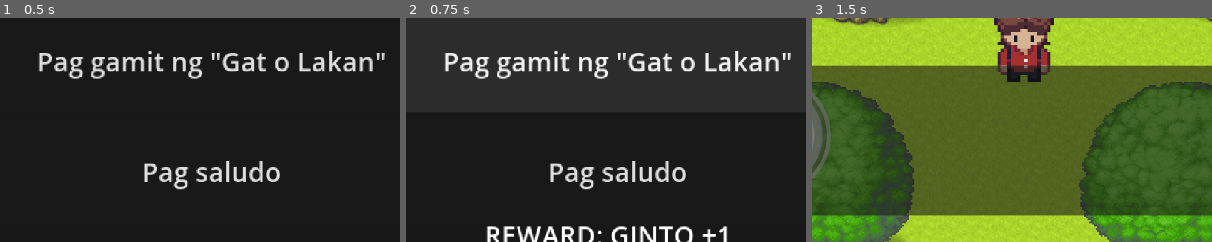
Above: before the commit, frames 1-3 (left to right).
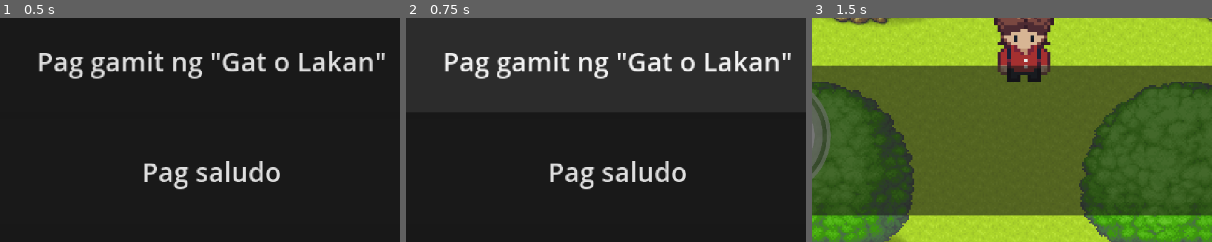
Above: after the commit, the same moments.

Repository: ChrisF29/lakbayan-project
Game: Godot game, scene res://minigames/hide_seek_quiz.tscn
Same seed, same stepped clock (60 frames per second), same inputs: the game is played once before the commit and once after it. This scene is started directly instead of the project's main scene.
Inputs:
- Up to frame 1 (0.5 s): no input
- Up to frame 2 (0.75 s): click "Pag gamit ng 'Gat o Lakan'" at 0.5 s
- Up to frame 3 (1.5 s): click "Pag saludo" at 1.25 s
The pictures show only the part of the screen within x 24-74%, y 50-100%; the shares and areas given below are measured in that part.

Frame 1 is identical in both runs. In frame 2, 2.1% of the frame differs, in the area x 20-81%, y 92-100%; in frame 3, nothing differs.

Commit message:
Add maharlika arc quest handling and update quest states

Diff:
--- a/globalscripts/quest_manager.gd
+++ b/globalscripts/quest_manager.gd
@@ -5,6 +5,7 @@
 var current_quest = ""
 var current_target = null
 var village_intro_done = false
+var maharlika_arc_started = false
 
 var completed_quests = []
 var unlocked_quests = []
--- a/minigames/scripts/hide_seek_quiz.gd
+++ b/minigames/scripts/hide_seek_quiz.gd
@@ -43,7 +43,15 @@
 
 	PlayerData.ginto += 1
 
-	$RewardLabel.visible = true
+	QuestManager.set_quest(
+		{
+			"text":
+			"Bumalik sa DATU o MAGINOO.",
+
+			"target":
+			null
+		}
+	)
 
 	await get_tree().create_timer(
 		2.0
--- a/scripts/npc/datu_npc.gd
+++ b/scripts/npc/datu_npc.gd
@@ -46,6 +46,54 @@
 	if !QuestManager.get_state(
 		"player_named"
 	):
+		return
+
+	if QuestManager.get_state(
+		"hide_seek_complete"
+	) \
+	and !QuestManager.get_state(
+		"maharlika_arc_started"
+	):
+		dialogue_started = true
+
+		interact_button.visible = false
+
+		var dialogue = [
+
+"""
+Salamat sa paghahanap sa mga alipin ko.
+"""
+		]
+
+		dialogue_box.start(
+			"DATU",
+			dialogue
+		)
+
+		await dialogue_box.dialogue_finished
+
+		QuestManager.set_state(
+			"maharlika_arc_started",
+			true
+		)
+
+		QuestManager.set_quest(
+			{
+				"text":
+				"Kailangan ka ng MAHARLIKA.",
+
+				"target":
+				get_parent().get_node_or_null(
+					"MaharlikaQuestPoint"
+				)
+			}
+		)
+
+		dialogue_started = false
+
+		if player_inside:
+			interact_button.visible = true
+
 		return
 
 	if QuestManager.get_state(
--- a/scripts/pre_colonial_main_map.gd
+++ b/scripts/pre_colonial_main_map.gd
@@ -5,6 +5,7 @@
 @onready var player = $Player
 @onready var datu_exit_spawn =$DatuHouseExitSpawn
 @onready var quest_timawa =$TimawaQuestNPC
+@onready var maharlika_target = get_node_or_null("MaharlikaNPC")
 
 func _ready():
 
@@ -22,7 +23,10 @@
 
         await get_tree().process_frame
 
-        start_timawa_quest_intro()
+        if !QuestManager.get_state(
+            "maharlika_arc_started"
+        ):
+            start_timawa_quest_intro()
 
         print(datu_exit_spawn.global_position)
 
@@ -35,6 +39,8 @@
         await get_tree().process_frame
 
         start_intro()
+
+    update_maharlika_target()
 
 func start_intro():
 
@@ -71,7 +77,10 @@
 
         await get_tree().process_frame
 
-        start_timawa_quest_intro()
+        if !QuestManager.get_state(
+            "maharlika_arc_started"
+        ):
+            start_timawa_quest_intro()
 
         SpawnManager.next_spawn = ""
 
@@ -123,3 +132,33 @@
             $AlipinNPC
         }
     )
+
+func update_maharlika_target():
+
+    if maharlika_target == null:
+        return
+
+    if !QuestManager.get_state(
+        "maharlika_arc_started"
+    ):
+        return
+
+    if QuestManager.current_quest != "Kailangan ka ng MAHARLIKA.":
+        return
+
+    var current_target = QuestManager.current_target
+
+    if current_target != null \
+    and is_instance_valid(current_target) \
+    and current_target.is_inside_tree():
+        return
+
+    QuestManager.set_quest(
+        {
+            "text":
+            "Kailangan ka ng MAHARLIKA.",
+
+            "target":
+            maharlika_target
+        }
+    )
